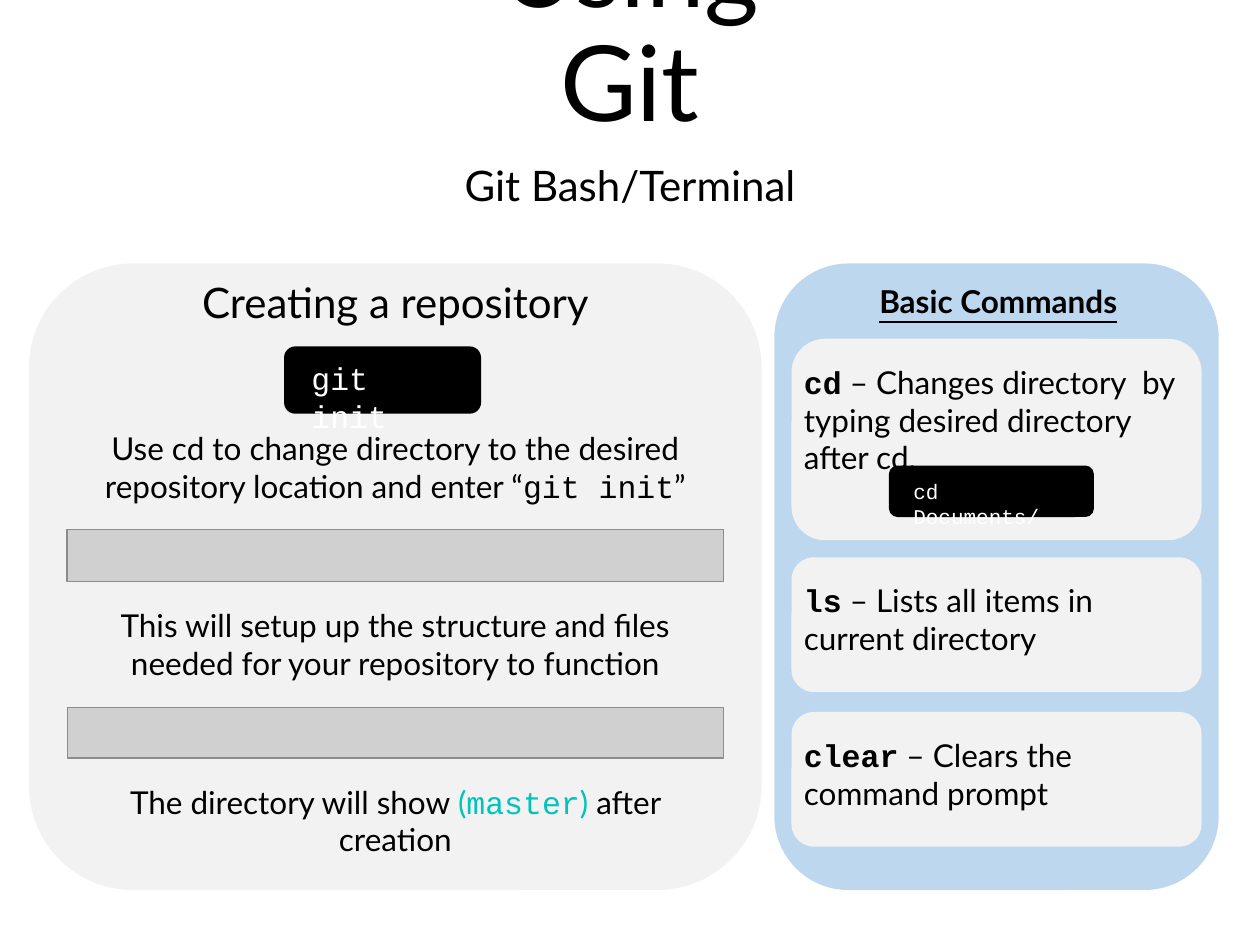
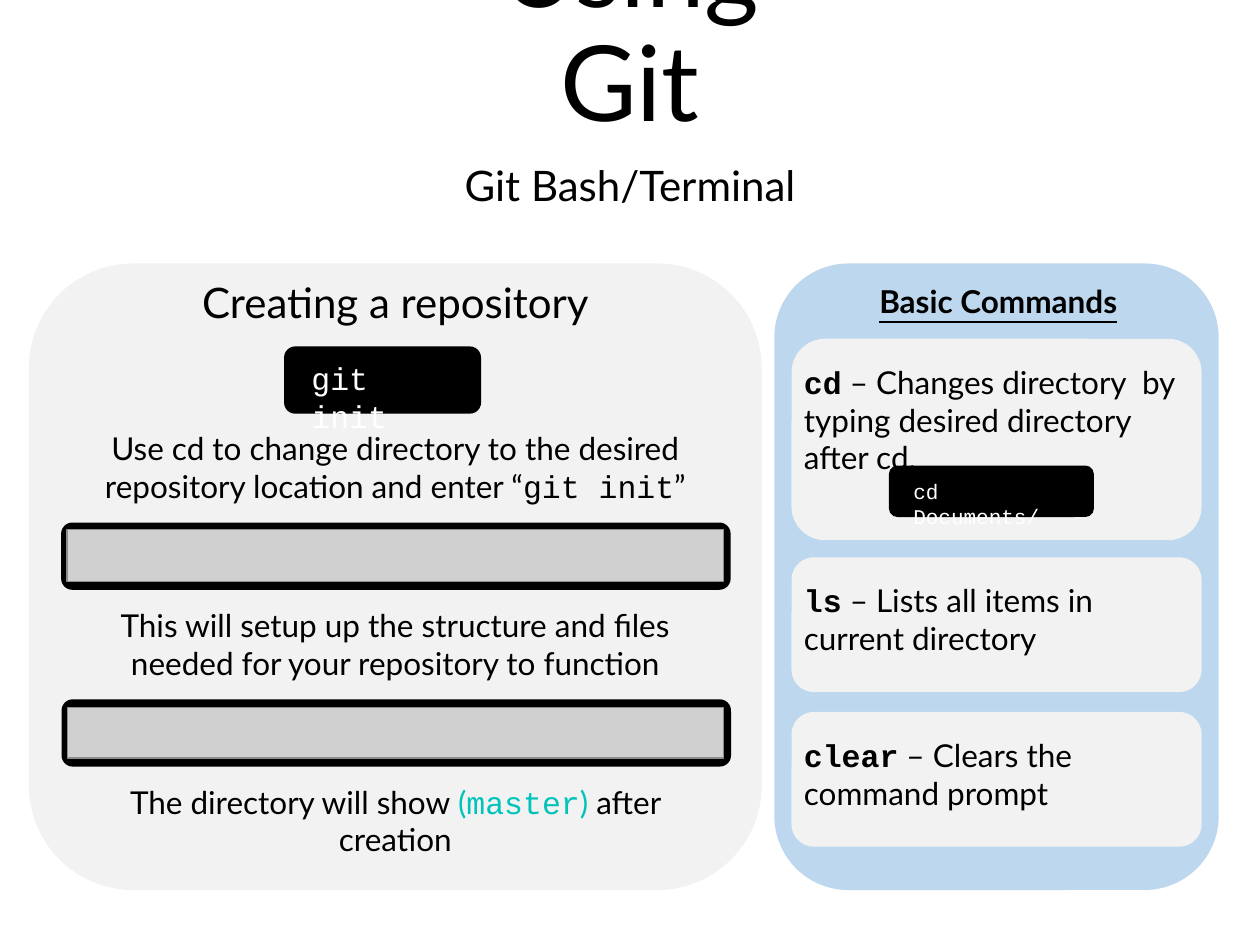
Before and after one commit to joshcwebb28/Git_test, a slide deck: slide 1 of Using Git.pptx. Drawn at 1260x945 pixels with LibreOffice and Linux fonts; fonts in the diff are those of the drawing; grey boxes stand for pictures. Boxes give left, top, right and bottom in pixels: in the first picture for what was removed or moved away, otherwise in the second. Text is boxed around its words. In the diff, an @@ line names an element or a change of style, - is before the commit and + after.

Commit message:
powerpoint change

```diff
--- a/Using Git.pptx
+++ b/Using Git.pptx
@@ rounded rectangle added at box(62, 523, 731, 590), fill #000000 @@
@@ rounded rectangle added at box(62, 699, 731, 766), fill #000000 @@
```
